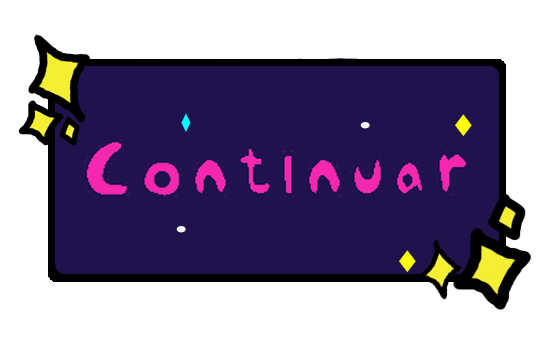
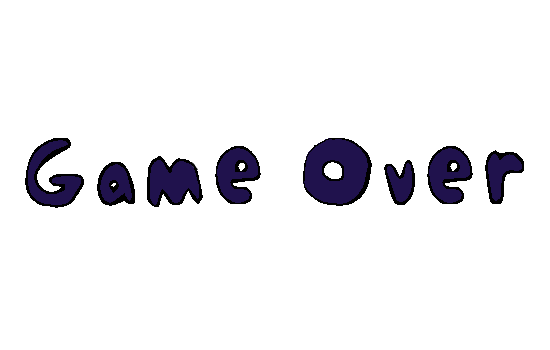
Comparing the layer stacks of the two 550 x 350 images. Changes:
added layer "Game Over" above "Reiniciar" over [25,138,524,208]
hid "Camada 2" over [83,138,470,199]
hid "Camada 1" over [18,34,532,311]
